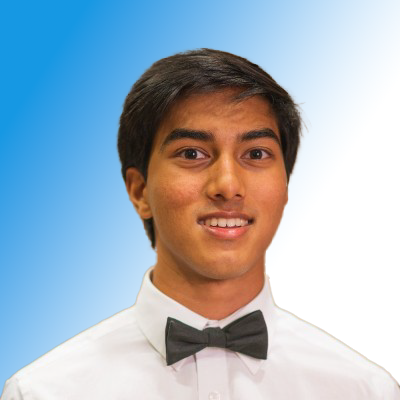
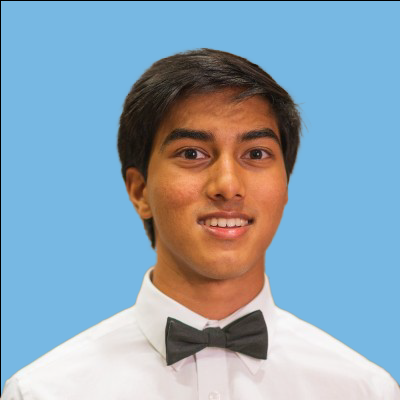
Comparing the layer stacks of the two 400 x 400 images. Changes:
added layer "Rectangle 1" above "Layer 2" over 0, 0, 400, 399
painted on "Layer 2" over 39, 85, 335, 348
